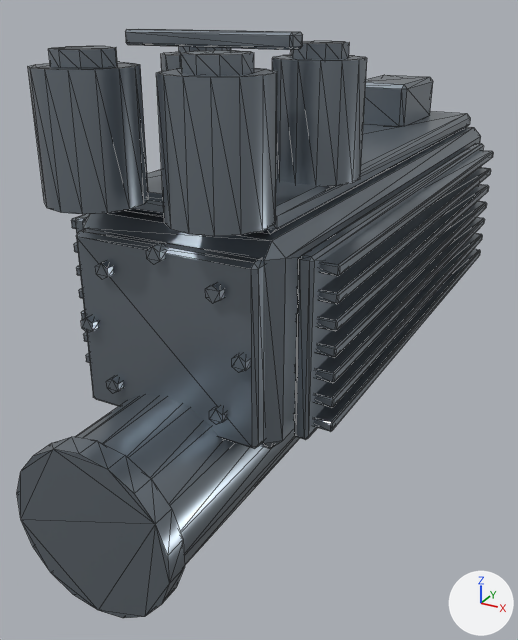
A saved change to the glTF model prototype/assets/models/parts/heavy_laser_housing.glb.
One viewpoint serves both versions: a 50 mm lens placed at (0.497, -1.326, 0.385), pointed at (-0.043, -0.344, -0.106). Every picture has the same lights, and +X, +Y and +Z are marked at lower right. The picture after the commit comes second. Mesh edges are drawn as thin lines. Vertices at exactly the same position are counted once.

In view in the first picture: 'heavy_laser_housing'.
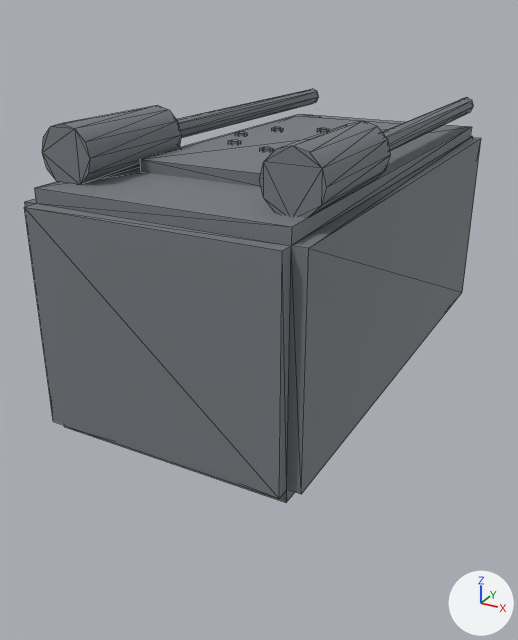
Changed parts and their boxes (x1, y1, x2, y2) in the pictures (518 x 640 px):
'heavy_laser_housing', surface changed, reshaped (30% shorter)
    before: (17, 29, 493, 618)
    after: (24, 89, 481, 503)
part 1 of me_heavy_laser_housing_mesh, added
    after: (259, 121, 390, 218)
part 2 of me_heavy_laser_housing_mesh, added
    after: (42, 105, 181, 185)
part 3 of me_heavy_laser_housing_mesh, added
    after: (382, 98, 474, 151)
part 4 of me_heavy_laser_housing_mesh, added
    after: (177, 89, 319, 138)
part 5 of me_heavy_laser_housing_mesh, added
    after: (140, 116, 400, 187)
part 6 of me_heavy_laser_housing_mesh, added
    after: (272, 127, 284, 131)
part 7 of me_heavy_laser_housing_mesh, added
    after: (235, 132, 248, 136)
part 8 of me_heavy_laser_housing_mesh, added
    after: (228, 140, 241, 144)
part 9 of me_heavy_laser_housing_mesh, added
    after: (260, 147, 273, 152)
part 10 of me_heavy_laser_housing_mesh, rebuilt (15% wider, 21% taller)
    before: (83, 127, 481, 449)
    after: (24, 114, 481, 503)
part 11 of me_heavy_laser_housing_mesh, deleted
    before: (17, 29, 493, 618)
part 12 of me_heavy_laser_housing_mesh, deleted
    before: (124, 111, 470, 234)

The change in detail:
In material 'heavy_laser_housing_mat' (mat_heavy_laser_housing_mat), metallic goes from 0.78 to 0.35.
In material 'heavy_laser_housing_mat' (mat_heavy_laser_housing_mat), roughness goes from 0.3 to 0.72.
me_heavy_laser_housing_mesh is used by ob_heavy_laser_housing; location (0.0, 0.0, 0.0).
me_heavy_laser_housing_mesh had 988 vertices, 1800 faces and spanned x -0.203..0.203, y -0.835..0.33, z -0.3..0.357.
me_heavy_laser_housing_mesh now has 288 vertices, 492 faces and spans x -0.2..0.2, y -0.7..0.1, z -0.25..0.25.
me_heavy_laser_housing_mesh part 1: a new loose piece, a 12-sided cylinder along y spanning x 0.12..0.2, y -0.64..-0.44, z 0.17..0.25, in mat_heavy_laser_housing_mat (grey #81868b).
me_heavy_laser_housing_mesh part 2: a new loose piece, a 12-sided cylinder along y spanning x -0.2..-0.12, y -0.64..-0.44, z 0.17..0.25, in mat_heavy_laser_housing_mat (grey #81868b).
me_heavy_laser_housing_mesh part 3: a new loose piece, an 8-sided cylinder along y spanning x 0.145..0.175, y -0.46..0.1, z 0.195..0.225, in mat_heavy_laser_housing_mat (grey #81868b).
me_heavy_laser_housing_mesh part 4: a new loose piece, an 8-sided cylinder along y spanning x -0.175..-0.145, y -0.46..0.1, z 0.195..0.225, in mat_heavy_laser_housing_mat (grey #81868b).
me_heavy_laser_housing_mesh part 5: a new loose piece, a box spanning x -0.12..0.12, y -0.54..-0.06, z 0.172..0.192, in mat_heavy_laser_housing_mat (grey #81868b).
me_heavy_laser_housing_mesh part 6: a new loose piece, a 6-sided cylinder along z spanning x -0.079..-0.062, y -0.239..-0.219, z 0.175..0.196, in mat_heavy_laser_housing_mat (grey #81868b).
me_heavy_laser_housing_mesh part 7: a new loose piece, a 6-sided cylinder along z spanning x -0.109..-0.091, y -0.31..-0.29, z 0.175..0.196, in mat_heavy_laser_housing_mat (grey #81868b).
me_heavy_laser_housing_mesh part 8: a new loose piece, a 6-sided cylinder along z spanning x -0.079..-0.062, y -0.381..-0.361, z 0.175..0.196, in mat_heavy_laser_housing_mat (grey #81868b).
me_heavy_laser_housing_mesh part 9: a new loose piece, a 6-sided cylinder along z spanning x -0.009..0.009, y -0.41..-0.39, z 0.175..0.196, in mat_heavy_laser_housing_mat (grey #81868b).
me_heavy_laser_housing_mesh part 10: the loose piece of 24 vertices spanning x -0.15..0.15, y -0.65..0.33, z -0.14..0.14 is rebuilt with 32 vertices and now spans x -0.2..0.2, y -0.7..0.1, z -0.175..0.175.
me_heavy_laser_housing_mesh part 11: 42 loose pieces with 940 vertices, spanning x -0.203..0.203, y -0.835..0.256, z -0.3..0.357, are deleted.
me_heavy_laser_housing_mesh part 12: 24 vertices removed from x -0.127..0.127, y -0.62..0.3, z 0.14..0.17.
Other edits to the shape of me_heavy_laser_housing_mesh do not show in these pictures.
